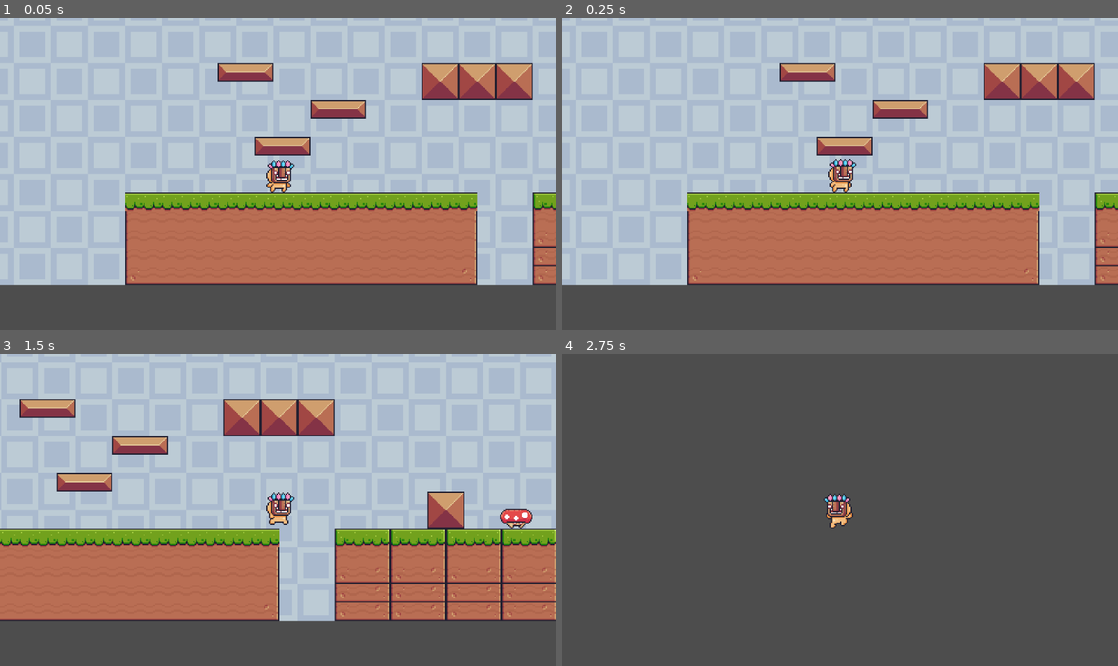
Above: before the commit, frames 1-4 (two rows, left to right).
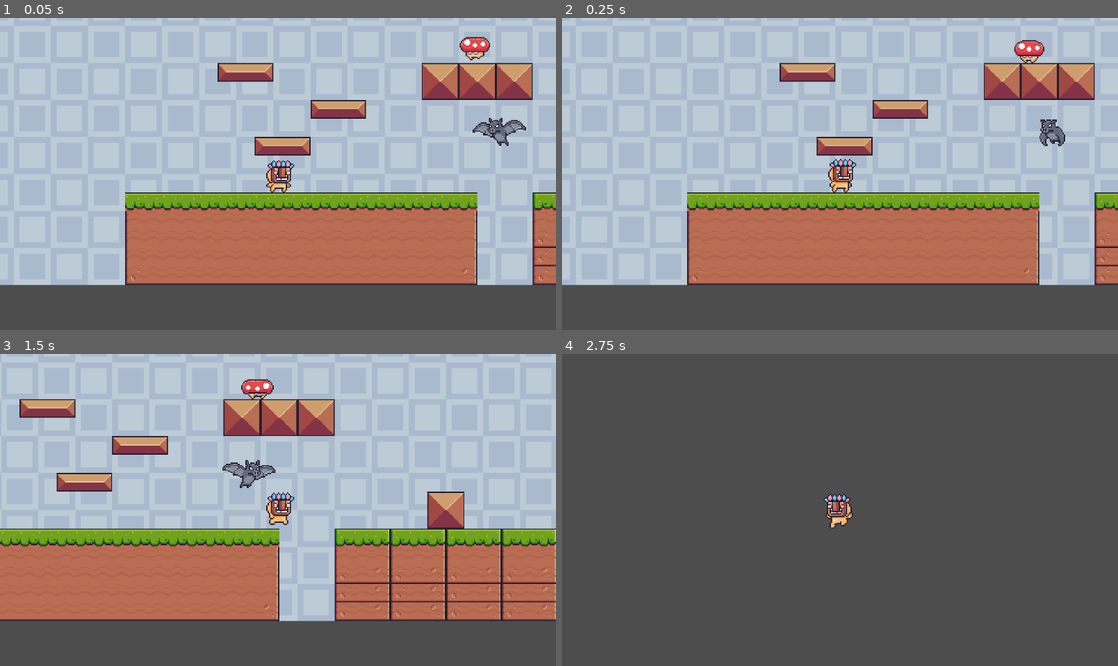
Above: after the commit, the same moments.

Repository: Sergiodevelopersk8/godotcurso2
Game: Godot game, scene res://scenes/Levels/level.tscn
Two runs of this game, one before a commit and one after it. Both use one fixed random seed, a clock stepped at 60 frames per second and the inputs below.
Inputs:
- Up to frame 1 (0.05 s): no input
- Up to frame 2 (0.25 s): no input
- Up to frame 3 (1.5 s): hold Right (right) from 0.53 s (still down); tap Space (jump) at 0.77 s
- Up to frame 4 (2.75 s): tap Space (jump) at 1.52 s; release Right (right) at 2.03 s; hold Left (left) from 2.03 s (still down)

The runs differ from the first frame. In frame 1, 0.7% of the frame differs, in the area x 82-95%, y 6-41%; in frame 2, 0.6%; in frame 3, 1.0%, in the area x 40-96%, y 8-56%; in frame 4, nothing differs.

Commit message:
paso al video 129

Diff:
--- /dev/null
+++ b/plataforma-2d-curso-2026/Scripts/bat.gd
@@ -0,0 +1,25 @@
+extends Enemy
+class_name Bat
+
+@onready var sprite: AnimatedSprite2D = $AnimatedSprite2D
+
+
+func _physics_process(delta: float) -> void:
+	if not player:
+		return
+	flip()
+	follow_player()
+
+
+
+func flip():
+	sprite.flip_h = player.position.x > position.x
+
+
+
+func follow_player():
+	#obtener posicion del player y normalizarlo
+	var seguimiento = (player.position - position).normalized()
+	#se multiplica el vector por la velocidad del murcielago
+	velocity = seguimiento * speed
+	move_and_slide()
--- a/plataforma-2d-curso-2026/Scripts/enemy.gd
+++ b/plataforma-2d-curso-2026/Scripts/enemy.gd
@@ -3,3 +3,8 @@
 
 @export var speed : float
 @export var gravity :float
+
+var player
+
+func _ready() -> void:
+	player = get_tree().get_first_node_in_group("Player")
--- a/plataforma-2d-curso-2026/Scripts/mushroom.gd
+++ b/plataforma-2d-curso-2026/Scripts/mushroom.gd
@@ -1,7 +1,14 @@
 extends Enemy
+class_name Mushroom
+
+@onready var ray: RayCast2D = $RayCast2D
+
+
+
 
 func _physics_process(delta: float) -> void:
-	if is_on_wall():
+
+	if is_on_wall() or not ray.is_colliding():
 		flip()
 	if not is_on_floor():
 		velocity.y += gravity * delta
--- /dev/null
+++ b/plataforma-2d-curso-2026/scenes/Enemies/Bat.tscn
@@ -0,0 +1,80 @@
+[gd_scene format=3 uid="uid://ckefpvr2oanr4"]
+
+[ext_resource type="PackedScene" uid="uid://d30f3hfb5eed0" path="res://scenes/Enemies/enemy.tscn" id="1_t6urv"]
+[ext_resource type="Script" uid="uid://8b27ekhsa3qw" path="res://Scripts/bat.gd" id="2_c87qa"]
+[ext_resource type="Texture2D" uid="uid://c42kcjo4wlro6" path="res://assets/sprites/enemies/bat.png" id="2_mokt8"]
+
+[sub_resource type="AtlasTexture" id="AtlasTexture_c87qa"]
+atlas = ExtResource("2_mokt8")
+region = Rect2(0, 0, 46, 30)
+
+[sub_resource type="AtlasTexture" id="AtlasTexture_5mdof"]
+atlas = ExtResource("2_mokt8")
+region = Rect2(46, 0, 46, 30)
+
+[sub_resource type="AtlasTexture" id="AtlasTexture_v5fsp"]
+atlas = ExtResource("2_mokt8")
+region = Rect2(92, 0, 46, 30)
+
+[sub_resource type="AtlasTexture" id="AtlasTexture_bs2en"]
+atlas = ExtResource("2_mokt8")
+region = Rect2(138, 0, 46, 30)
+
+[sub_resource type="AtlasTexture" id="AtlasTexture_pguf6"]
+atlas = ExtResource("2_mokt8")
+region = Rect2(184, 0, 46, 30)
+
+[sub_resource type="AtlasTexture" id="AtlasTexture_f54gk"]
+atlas = ExtResource("2_mokt8")
+region = Rect2(230, 0, 46, 30)
+
+[sub_resource type="AtlasTexture" id="AtlasTexture_albnk"]
+atlas = ExtResource("2_mokt8")
+region = Rect2(276, 0, 46, 30)
+
+[sub_resource type="SpriteFrames" id="SpriteFrames_t5tkp"]
+animations = [{
+"frames": [{
+"duration": 1.0,
+"texture": SubResource("AtlasTexture_c87qa")
+}, {
+"duration": 1.0,
+"texture": SubResource("AtlasTexture_5mdof")
+}, {
+"duration": 1.0,
+"texture": SubResource("AtlasTexture_v5fsp")
+}, {
+"duration": 1.0,
+"texture": SubResource("AtlasTexture_bs2en")
+}, {
+"duration": 1.0,
+"texture": SubResource("AtlasTexture_pguf6")
+}, {
+"duration": 1.0,
+"texture": SubResource("AtlasTexture_f54gk")
+}, {
+"duration": 1.0,
+"texture": SubResource("AtlasTexture_albnk")
+}],
+"loop": true,
+"name": &"bat",
+"speed": 15.0
+}]
+
+[sub_resource type="RectangleShape2D" id="RectangleShape2D_t6urv"]
+size = Vector2(44, 13)
+
+[node name="Bat" unique_id=585929183 instance=ExtResource("1_t6urv")]
+script = ExtResource("2_c87qa")
+speed = 40.0
+metadata/_edit_group_ = true
+
+[node name="AnimatedSprite2D" parent="." index="0" unique_id=1449535824]
+sprite_frames = SubResource("SpriteFrames_t5tkp")
+animation = &"bat"
+autoplay = "bat"
+frame_progress = 0.24720776
+
+[node name="CollisionShape2D" parent="Hurtbox" parent_id_path=PackedInt32Array(391303335) index="0" unique_id=1078732743]
+position = Vector2(0, -0.5)
+shape = SubResource("RectangleShape2D_t6urv")
--- a/plataforma-2d-curso-2026/scenes/Enemies/mushroom.tscn
+++ b/plataforma-2d-curso-2026/scenes/Enemies/mushroom.tscn
@@ -152,3 +152,7 @@
 position = Vector2(0, 4)
 rotation = 1.5707964
 shape = SubResource("CapsuleShape2D_i0alm")
+
+[node name="RayCast2D" type="RayCast2D" parent="." index="3" unique_id=115592410]
+position = Vector2(-10, 0)
+target_position = Vector2(0, 25)
--- a/plataforma-2d-curso-2026/scenes/Levels/level.tscn
+++ b/plataforma-2d-curso-2026/scenes/Levels/level.tscn
@@ -5,6 +5,7 @@
 [ext_resource type="Texture2D" uid="uid://cvyu7te6341v5" path="res://assets/sprites/tiles/foreground.png" id="2_muv8p"]
 [ext_resource type="Script" uid="uid://bd4cgashv2udb" path="res://scenes/Levels/Follow_camera.gd" id="4_eg4yq"]
 [ext_resource type="PackedScene" uid="uid://cq8705j0gcxw0" path="res://scenes/Enemies/mushroom.tscn" id="5_fsqur"]
+[ext_resource type="PackedScene" uid="uid://ckefpvr2oanr4" path="res://scenes/Enemies/Bat.tscn" id="6_a4mo8"]
 
 [sub_resource type="TileSetAtlasSource" id="TileSetAtlasSource_fsqur"]
 texture = ExtResource("1_tc7dm")
@@ -94,5 +95,10 @@
 position = Vector2(245, 143)
 script = ExtResource("4_eg4yq")
 
-[node name="Mushroom" parent="." unique_id=585929183 instance=ExtResource("5_fsqur")]
-position = Vector2(493, 214)
+[node name="Enemies" type="Node2D" parent="." unique_id=1125394164]
+
+[node name="Mushroom" parent="Enemies" unique_id=585929183 instance=ExtResource("5_fsqur")]
+position = Vector2(302, 109)
+
+[node name="Bat" parent="Enemies" unique_id=1448959305 instance=ExtResource("6_a4mo8")]
+position = Vector2(325, 187)
Not shown, added: plataforma-2d-curso-2026/Scripts/bat.gd.uid
